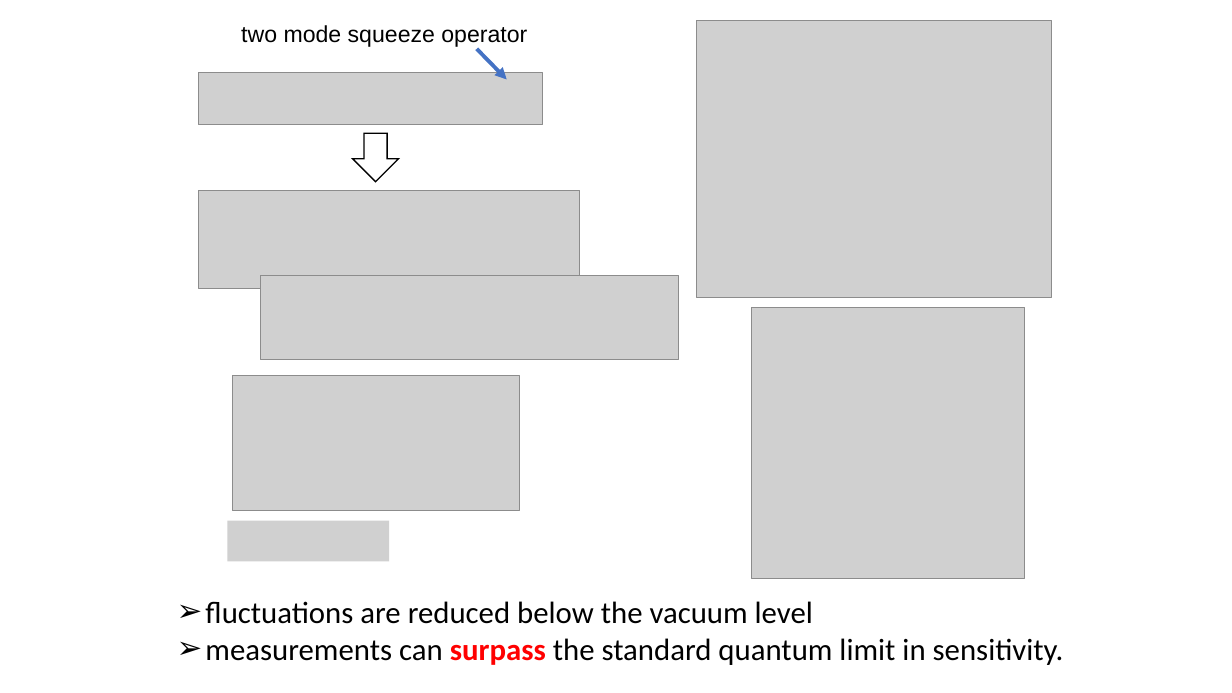
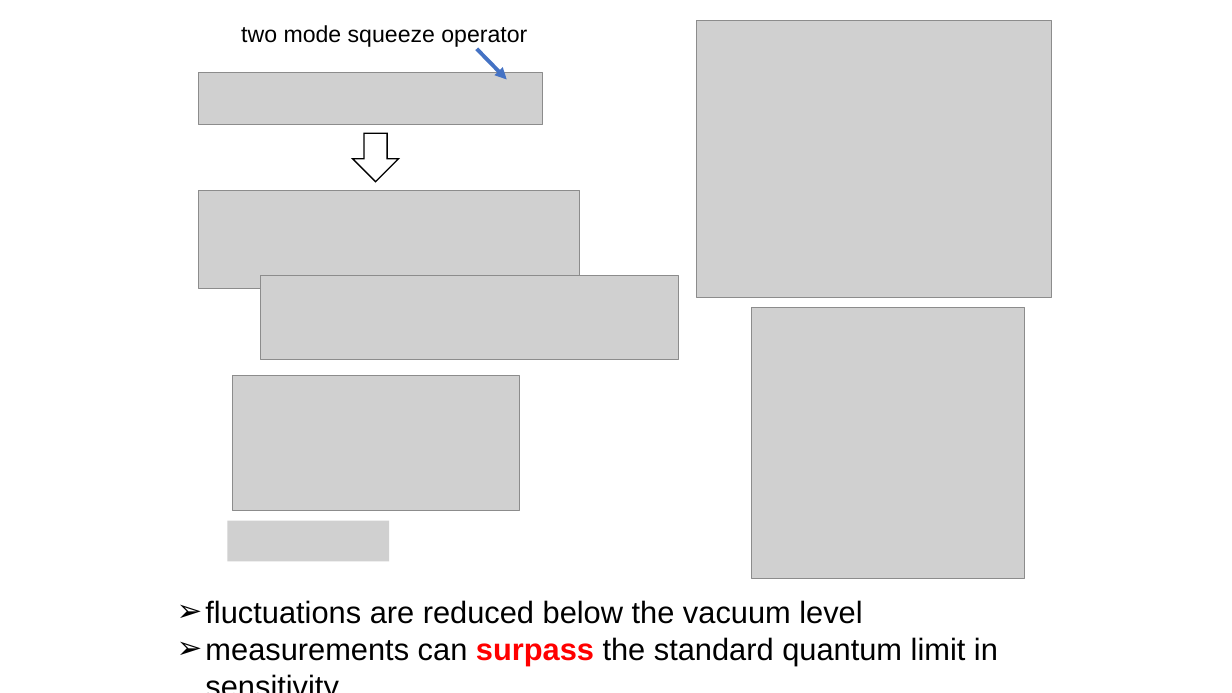
Before and after one commit to youjieyu888/circular-waveguide, a slide deck: slide 2 of Jieyu You.pptx (slide 3 before the commit). Drawn at 1232x693 pixels with LibreOffice and Linux fonts; fonts in the diff are those of the drawing; grey boxes stand for pictures. Boxes give left, top, right and bottom in pixels: in the first picture for what was removed or moved away, otherwise in the second. Text is boxed around its words. In the diff, an @@ line names an element or a change of style, - is before the commit and + after.

```diff
--- a/Jieyu You.pptx
+++ b/Jieyu You.pptx
@@ text "fluctuations are reduced below the ..." at (205,600,998,666): font Calibri to Arial @@
```
Also in this commit, not shown: 7 other slides changed, 8 slides added, 1 slide removed.
